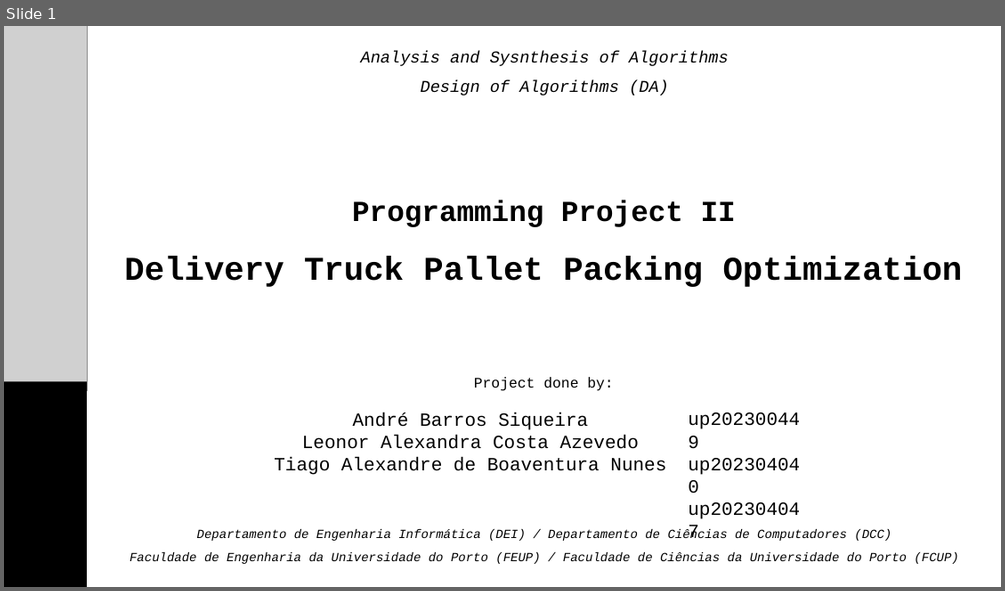
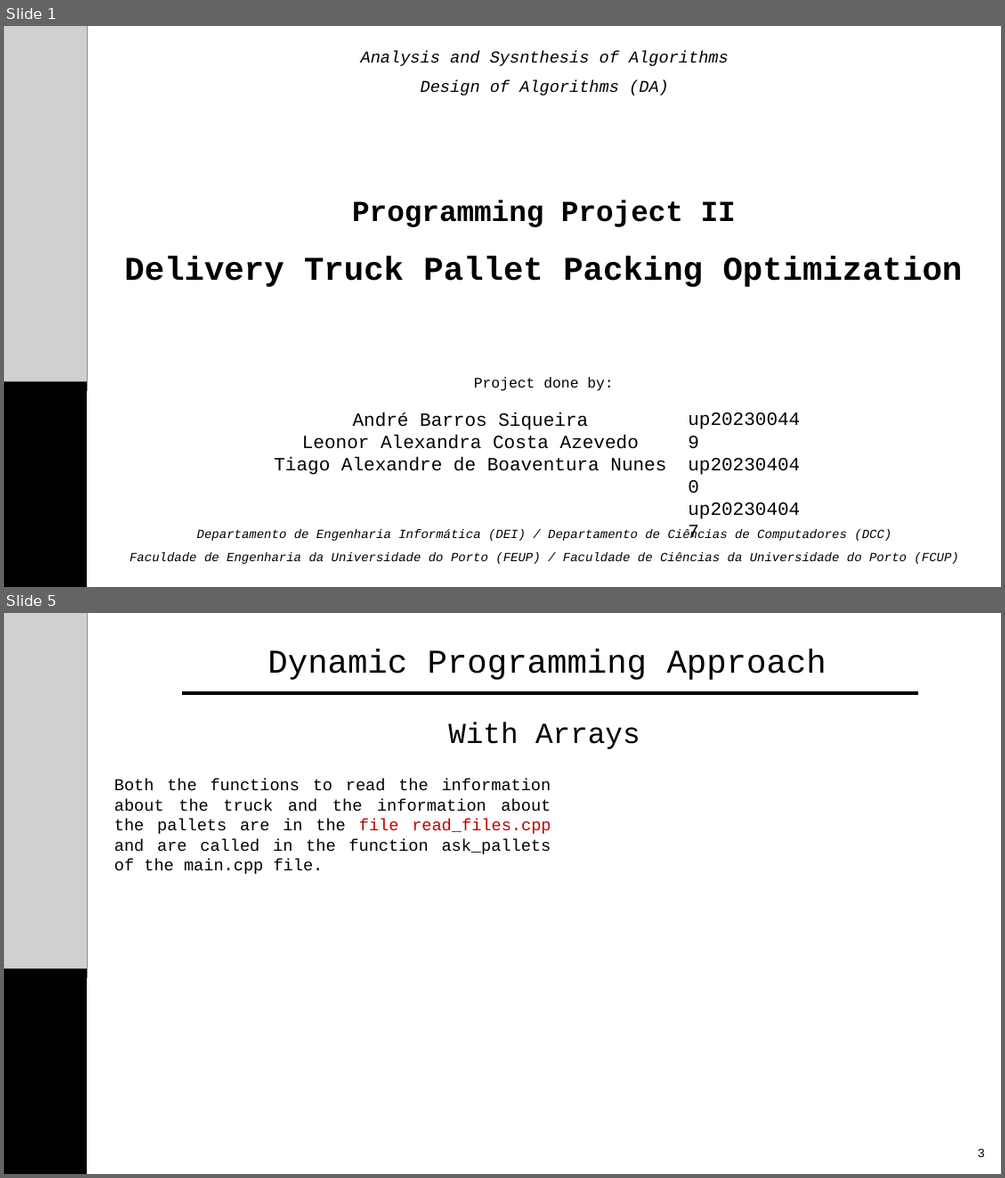
Before and after one commit to taguinhas/DA2425_PRJ2_G35, a slide deck: DA_P2_Presentation.pptx. Shown one above the other, each under a label of ours: slide 1 before the commit, slides 1 and 5 after it; the slides between them are not shown. The pictures are 1005x591 and 1005x1178 pixels, drawn with LibreOffice and Linux fonts; fonts in the diff are those of the drawing; grey boxes stand for pictures. Boxes give left, top, right and bottom in pixels: in the first picture for what was removed or moved away, otherwise in the second. Text is boxed around its words. In the diff, an @@ line names an element or a change of style, - is before the commit and + after.

```diff
--- a/DA_P2_Presentation.pptx
+++ b/DA_P2_Presentation.pptx
@@ slide 5 added at (4, 613, 1001, 1174), background #FFFFFF @@
@@ picture added at (4, 613, 87, 977) @@
@@ text added at (267, 649, 826, 680), 32 pt, text #000000 @@
+Dynamic Programming Approach
@@ line added from (182, 693) to (918, 693), #000000 3 pt @@
@@ text added at (448, 722, 639, 749), 28 pt, text #000000 @@
+With Arrays
@@ text added at (114, 779, 551, 874), 16 pt, text #000000 @@
+Both the functions to read the information about the truck and the information about the pallets are in the file read_files.cpp and are called in the function ask_pallets of the main.cpp file.
@@ rectangle added at (4, 968, 87, 1174), fill #000000 @@
@@ text added at (978, 1148, 985, 1157), 12 pt, text #000000 @@
+3
```
Also in this commit, not shown: 4 slides changed, 9 other slides added, 11 slides removed.
